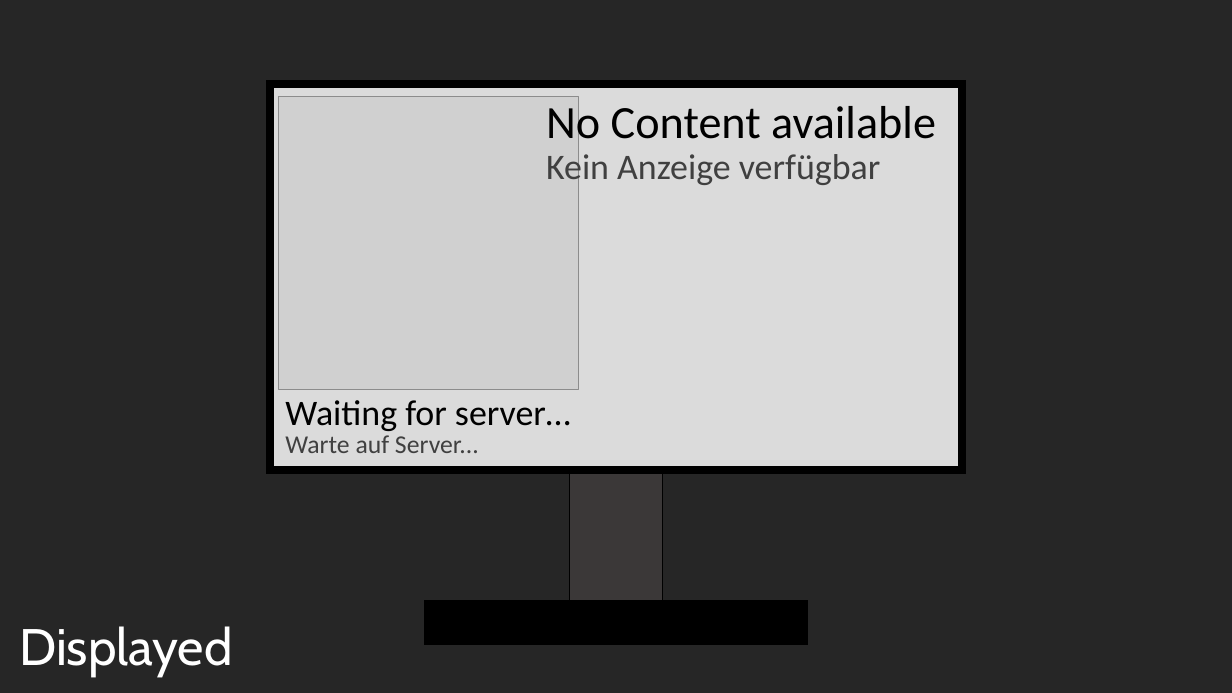
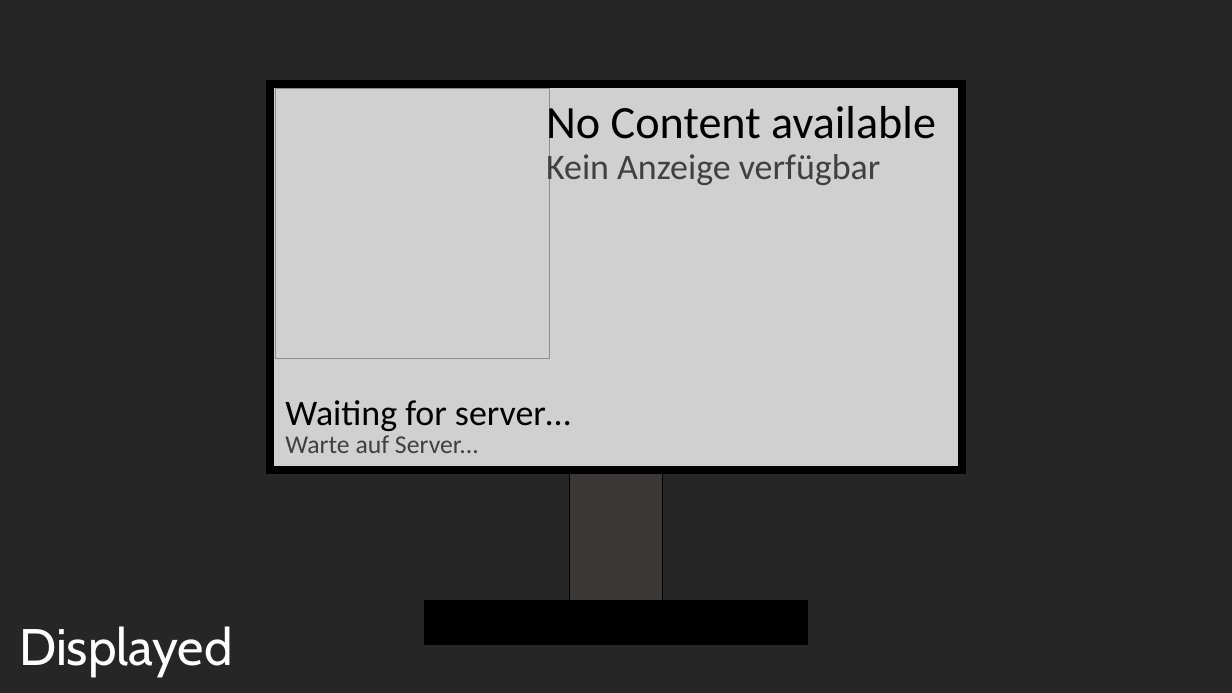
Before and after one commit to TechnikKEG-User/Displayed, a slide deck: slide 1 of icons/displays.pptx. Drawn at 1232x693 pixels with LibreOffice and Linux fonts; fonts in the diff are those of the drawing; grey boxes stand for pictures. Boxes give left, top, right and bottom in pixels: in the first picture for what was removed or moved away, otherwise in the second. Text is boxed around its words. In the diff, an @@ line names an element or a change of style, - is before the commit and + after.

```diff
--- a/icons/displays.pptx
+++ b/icons/displays.pptx
@@ rectangle at box(270, 84, 962, 470): fill #DBDBDB to #D0D0D0 @@
@@ picture: place and size @@
-picture at box(279, 96, 579, 389)
+picture at box(275, 88, 549, 359)
```
Also in this commit, not shown: 4 other files.
